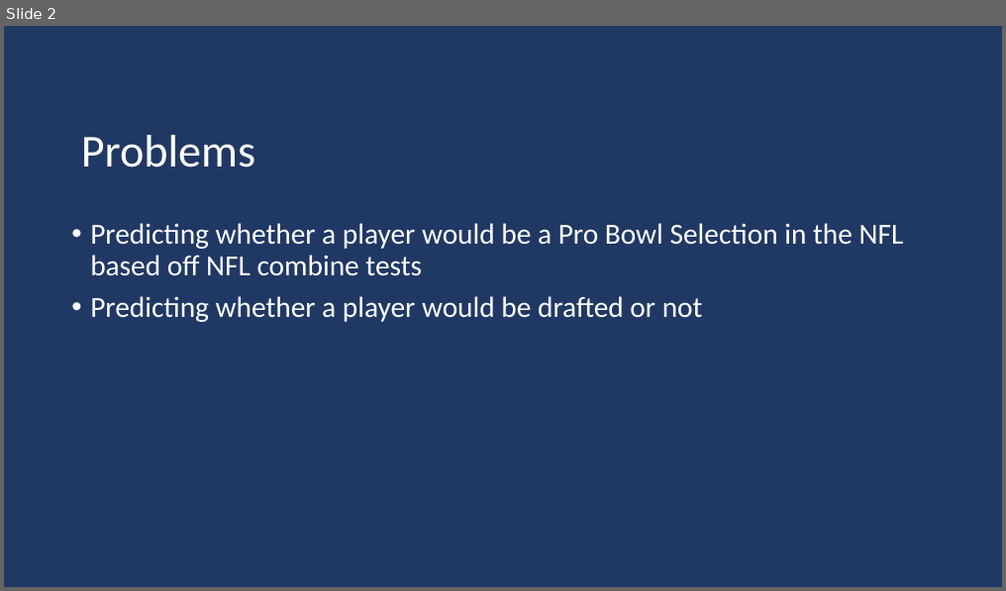
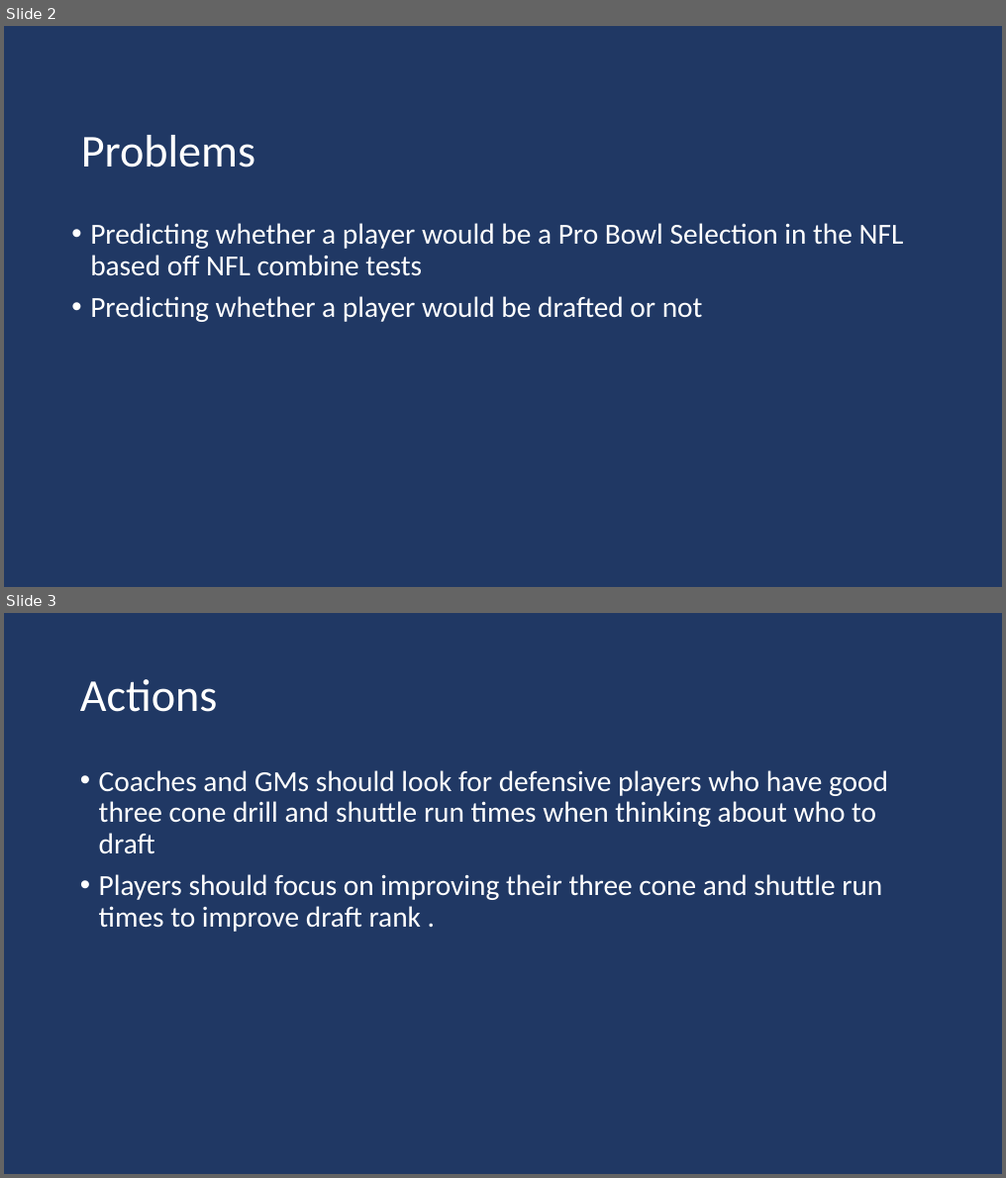
Before and after one commit to jkurt13/CapstoneTwo, a slide deck: Reports/Final_Report_Presentation.pptx. Shown one above the other, each under a label of ours: slide 2 before the commit, slides 2 and 3 after it. The pictures are 1006x591 and 1006x1178 pixels, drawn with LibreOffice and Linux fonts; fonts in the diff are those of the drawing. Boxes give left, top, right and bottom in pixels: in the first picture for what was removed or moved away, otherwise in the second. Text is boxed around its words. In the diff, an @@ line names an element or a change of style, - is before the commit and + after.

```diff
--- a/Reports/Final_Report_Presentation.pptx
+++ b/Reports/Final_Report_Presentation.pptx
@@ slide 3 added at [4, 613, 1002, 1174], background #203864 @@
@@ title added at [80, 679, 218, 712], 44 pt, text #FFFFFF @@
+Actions
@@ text added at [99, 770, 888, 932], 28 pt, text #FFFFFF @@
+• Coaches and GMs should look for defensive players who have good three cone drill and shuttle run times when thinking about who to draft
+• Players should focus on improving their three cone and shuttle run times to improve draft rank .
```
Also in this commit, not shown: 5 slides changed.
